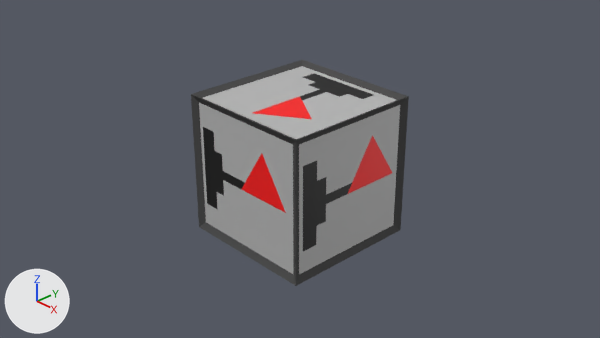
The Blender file blender/Minesweeper3D.blend: old version first, new version second.
Camera for both pictures: the file's camera 'Camera'. Arrows for +X, +Y and +Z are at lower left; the lights stay in place. The same objects are shown in both versions, whatever each file hides.
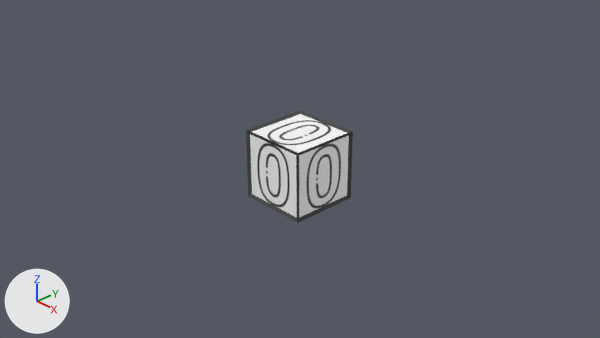
Scene script edits in JSON lines:
```json
{"op": "add", "block": "img_0_png", "code": ["img_0_png = load_image('0.png', '../public/resources/models/textures/cube/0.png', 64, 64, 'sRGB')"]}
{"op": "add", "block": "mat_image", "code": ["mat_image = principled_material('Image')", "mat_image.texture = img_0_png"]}
{"block": "me_cube", "where": "me_cube.from_pydata(...)  # 36 vertices, 34 faces; spans x -1.0..1.0, y -1.0..1.0, z -1.0..1.0"}
{"block": "me_cube", "where": "# used by ob_cube; location = (0.0, 0.0, 0.0)"}
{"block": "me_cube", "change": "me_cube part 1: texture (UV) coordinates of 6 of 34 faces, centred in x -0.95..0.95, y -0.95..0.95, z -0.95..0.95, changed; they spanned u 0.13..0.88, v 0.11..0.87 and now span u 0.0..1.01, v -0.01..1.0"}
{"op": "remove", "block": "me_cube", "code": "me_cube.materials.append(mat_inage)  # picture img_flag_png"}
{"op": "add", "block": "me_cube", "code": "me_cube.materials.append(mat_image)  # picture img_0_png"}
{"op": "set", "path": "ob_cube.scale", "old": "(1.0, 1.0, 1.0)", "new": "(0.5, 0.5, 0.5)"}
```

Pixel boxes (x1, y1, x2, y2) of what changed, in the pictures (600 x 338 px):
```json
{"object": "Cube", "change": "recoloured, surface changed, rescaled", "before": [191, 60, 409, 286], "after": [246, 110, 353, 223], "on screen": "51% narrower, 50% shorter"}
{"part": 1, "of": "me_cube", "change": "surface changed", "before": [199, 66, 400, 274], "after": [250, 114, 349, 218]}
```
